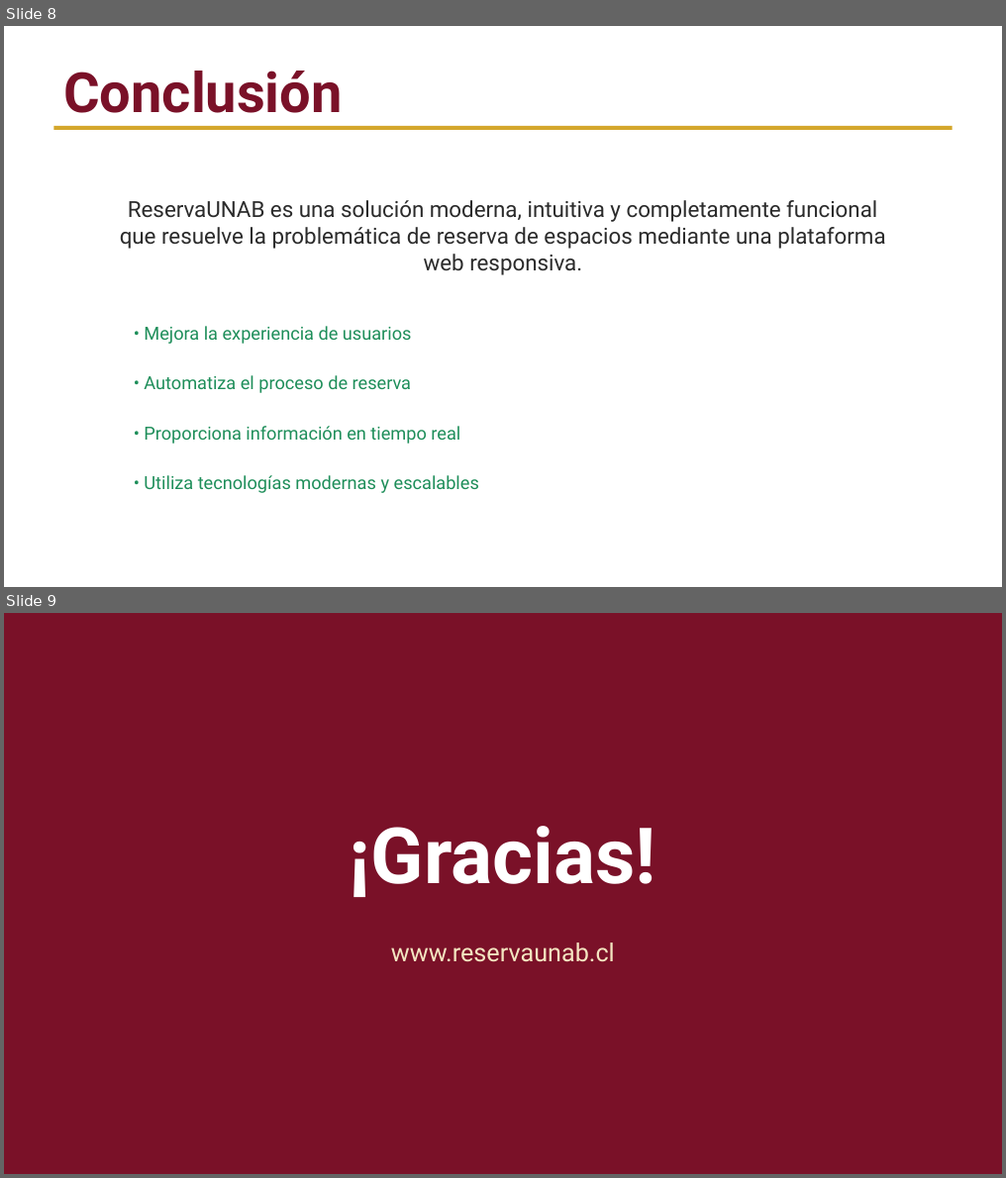
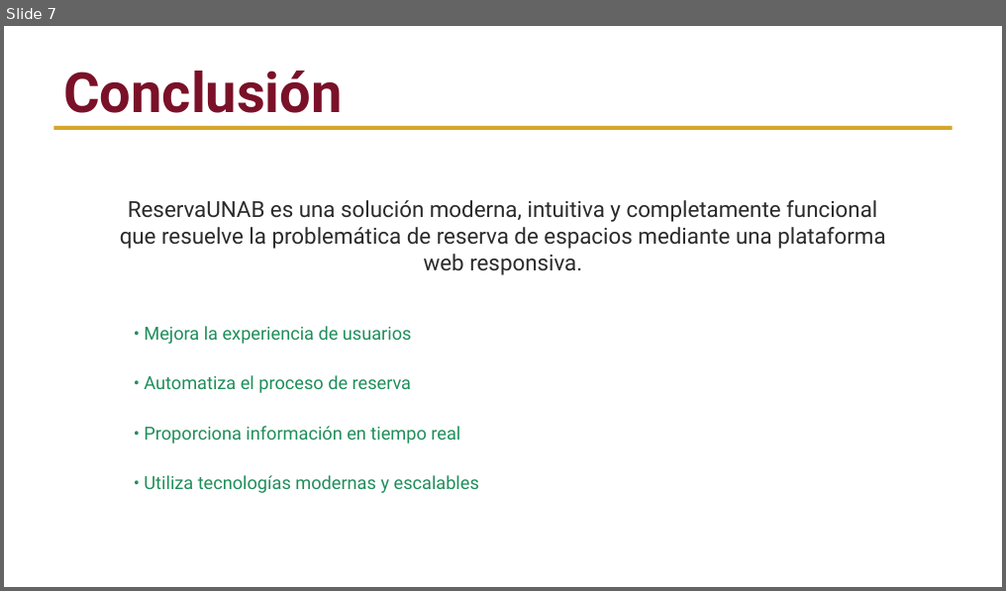
Before and after one commit to Camilo-Quintana/sistema-agenda-salas-universitario, a slide deck: ReservaUNAB_Presentacion.pptx. Shown one above the other, each under a label of ours: slides 8 and 9 before the commit, slide 7 after it. The pictures are 1006x1178 and 1006x591 pixels, drawn with LibreOffice and Linux fonts; fonts in the diff are those of the drawing. Boxes give left, top, right and bottom in pixels: in the first picture for what was removed or moved away, otherwise in the second. Text is boxed around its words. In the diff, an @@ line names an element or a change of style, - is before the commit and + after.

```diff
--- a/ReservaUNAB_Presentacion.pptx
+++ b/ReservaUNAB_Presentacion.pptx
@@ slide 9 removed at bbox=[4, 613, 1002, 1174], background #7A1128 @@
@@ text removed at bbox=[350, 826, 656, 897] @@
-¡Gracias!
@@ text removed at bbox=[391, 943, 615, 962] @@
-www.reservaunab.cl
@@ what was slide 8 is now slide 7 @@
```
Also in this commit, not shown: 2 slides changed, 1 other slide removed.
